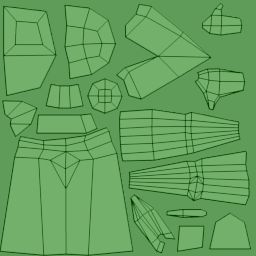
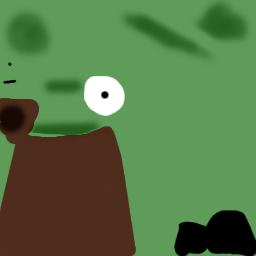
Before/after of a 256px x 256px layered artwork. What changed in the layer stack:
hid "Layer 3", blend overlay → multiply over [0, 3, 252, 256]
added layer "Layer 7" (soft light) above "Layer 8" over [0, 0, 253, 144]
added layer "Layer 8" above "Layer 6" over [3, 62, 109, 99]
added layer "Layer 6" above "Layer 5" over [84, 76, 125, 116]
added layer "Layer 5" above "Layer 4" over [0, 97, 136, 256]
added layer "Layer 4" above "Layer 2" over [174, 210, 256, 256]
